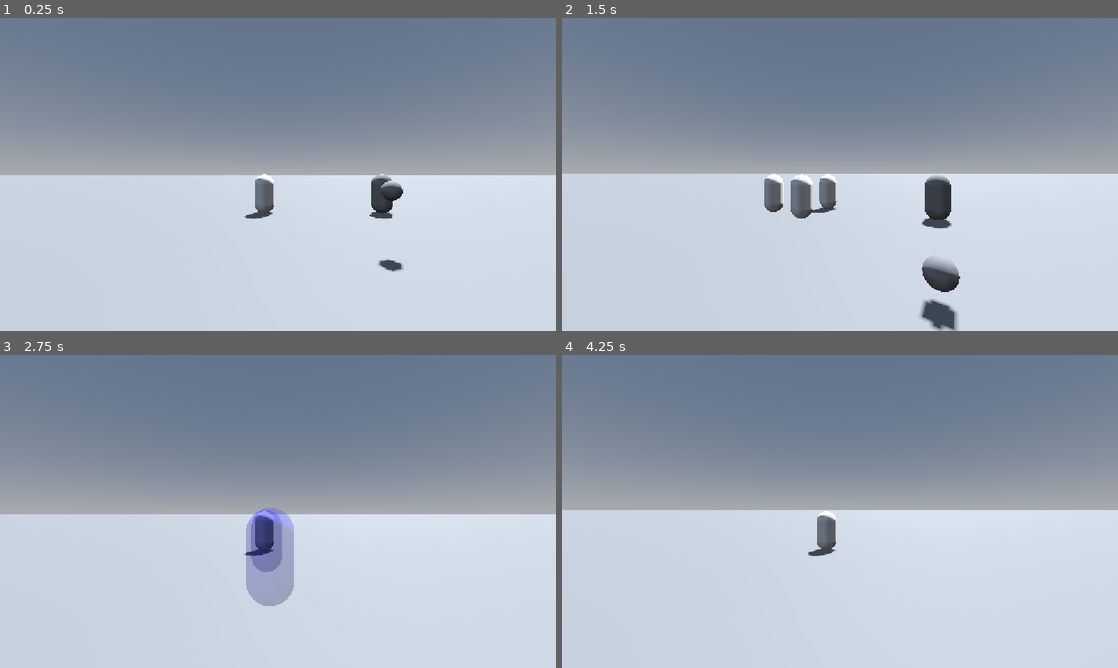
Above: before the commit, frames 1-4 (two rows, left to right).
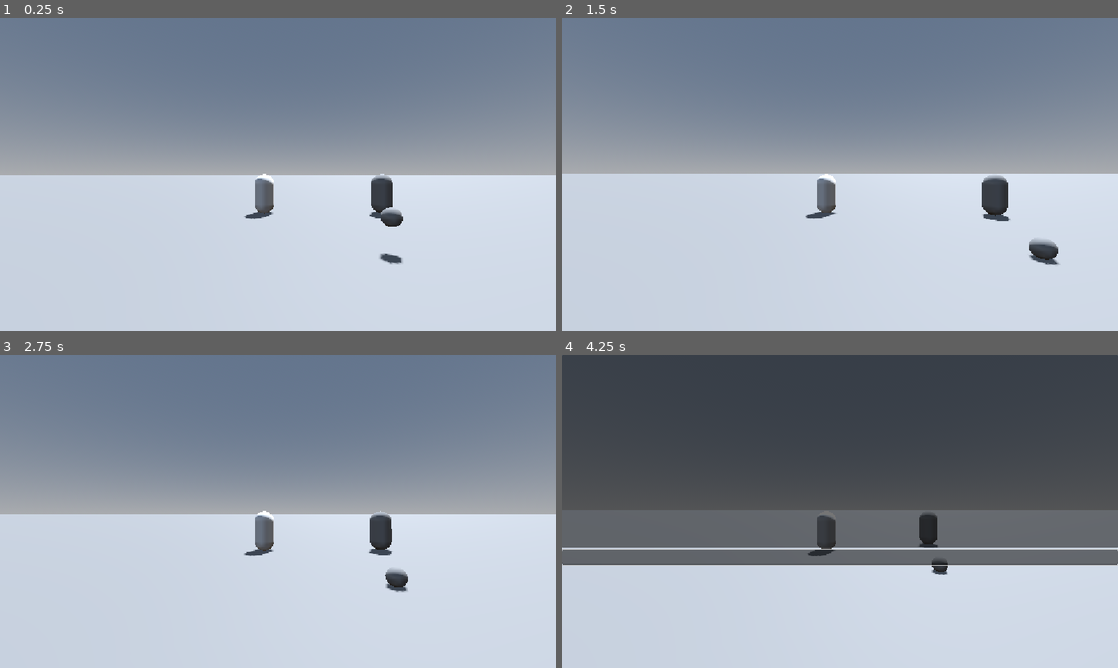
Above: after the commit, the same moments.

Repository: mrgarso/azure-latch
Game: Godot game, scene res://scenes/map.tscn
Same seed, same stepped clock (60 frames per second), same inputs: the game is played once before the commit and once after it.
Inputs (mouse positions are in pixels of both pictures, inside the frame that each line leads up to):
- Up to frame 1 (0.25 s): no input
- Up to frame 2 (1.5 s): move the mouse to (867, 174) at 0.52 s; tap 1 (1) at 0.6 s; tap A (a) at 0.8, 1.35 s; move the mouse to (812, 174) at 1.27 s
- Up to frame 3 (2.75 s): tap D (d) at 1.55, 2.1 s; move the mouse to (289, 505) at 2.02 s; press the mouse at (289, 505) at 2.03 s
- Up to frame 4 (4.25 s): move the mouse to (834, 517) at 2.77 s; release the mouse at (834, 517) at 2.78 s; click (834, 517) at 2.85 s; right-click (834, 517) at 3.05 s; tap Enter at 3.5 s; move the mouse to (878, 514) at 3.52 s; hold Right mouse button (m2) from 3.53 s (still down); tap S (s) at 3.8 s; tap F2 (console, bound only after the commit) at 4.15 s

The runs differ from the first frame. In frame 1, 0.5% of the frame differs, in the area x 68-73%, y 52-82%; in frame 2, 3.9%; in frame 3, 3.2%; in frame 4, 67%, in the area x 0-100%, y 0-71%.

Commit message:
big chunk of update
-acomode mejor la creacion de movimientos a un script llamado "skill_builder.gd"
-primer version usable de pelota y disparo de pelota
-creacion de consola(todavia sin uso)
-acomodamiento del lugar de los scripts para un mayor orden
-mucho, mucho MUCHISIMO, demasiado picor de pene

Diff:
--- a/Isagi_moves/move_1.gd
+++ /dev/null
@@ -1,82 +0,0 @@
-extends Node
-
-func use(target:Player=null, speed:=1.0, godmode:=false, vulnerable:=false):
-	target.using_move = true
-	if godmode:
-		target.iframes = true
-	if vulnerable:
-		target.iframes = false
-	velocity(target, Vector2(-5,-3), .35, 0.15)
-	screen_flash(target, Color(0.0,0.3,1,0.2), 0.2)
-	afterimage(target, 1, 0.1, )
-	fov_change(target, 70, 90, 0.1)
-	await wait(5, speed)
-	fov_change(target, 90, 75, 0.5)
-	await wait(20, speed)
-	velocity(target, Vector2(7,-3), .35, 0.15)
-	afterimage(target, 1, 0.1, )
-	fov_change(target, 70, 90, 0.1)
-	screen_flash(target, Color(0.0,0.3,1,0.2), 0.2)
-	await wait(5, speed)
-	fov_change(target, 90, 80, 0.5)
-	await wait(30, speed)
-	screen_flash(target, Color(0.7,0.3,0.3,0.3), 0.5)
-	velocity(target, Vector2(0,-20), .75, 0.75)
-	afterimage(target, 6, 0.04, 1.0, Color(0,0,1,0.25))
-	fov_change(target, 70, 120, 0)
-	await wait(2, speed)
-	fov_change(target, 120, 75, 0.6)
-	target.using_move = false
-
-func velocity(target:Player=null, direction:=Vector2(0,0), duration := 1.0, decay := 0.99):
-	@warning_ignore("shadowed_variable")
-	var velocity := direction
-	for i in (Engine.physics_ticks_per_second * duration):
-		target.direction = velocity
-		velocity *= decay
-		await get_tree().create_timer(Engine.time_scale/Engine.physics_ticks_per_second).timeout
-
-func wait(frames := 60, speed:= 1.0):
-	for i in frames:
-		await get_tree().create_timer(Engine.time_scale/Engine.physics_ticks_per_second * speed).timeout
-
-func afterimage(target :Player= null, quantity := 5, in_between := 0.1, duration := 1.0, custom_color := Color(1,1,1,1)):
-	var source :MeshInstance3D= target.get_node("MeshInstance3D")
-	for i in quantity:
-		var clone := source.duplicate() as MeshInstance3D
-		get_parent().add_child(clone)
-		var mat :StandardMaterial3D= clone.get_active_material(0)
-		if mat == null:
-			mat = StandardMaterial3D.new()
-			mat.albedo_color = Color.WHITE
-		elif mat is BaseMaterial3D:
-			mat = mat.duplicate()
-		else:
-			mat = null
-		if mat is BaseMaterial3D:
-			mat.transparency = BaseMaterial3D.TRANSPARENCY_ALPHA_HASH
-			clone.set_surface_override_material(0, mat)
-		mat.transparency = BaseMaterial3D.TRANSPARENCY_ALPHA
-		mat.albedo_color = custom_color
-		clone.global_transform = target.global_transform
-		clone.name = "afterimage %d" % i
-		clone.top_level = true
-		var tween := clone.create_tween()
-		tween.tween_property(clone, "transparency", 1.0, duration)
-		tween.tween_callback(clone.queue_free)
-		await get_tree().create_timer(in_between).timeout
-
-func fov_change(target :Player= null, from := 70, to := 70, duration := 1.0):
-	var camera :Camera3D= target.get_node("shoulder").get_node("SpringArm3D").get_node("Camera3D")
-	camera.fov = from
-	var tween = create_tween()
-	tween.tween_property(camera,"fov",to,duration)
-
-func screen_flash(target :Player= null, color :=Color(1,1,1,1), duration := 1.0):
-	var screen :CanvasLayer= target.get_node("screen_effects")
-	for i in screen.get_child_count():
-		var subject :Control= screen.get_child(i)
-		if subject is TextureRect:
-			subject.self_modulate = color
-			var tween = create_tween()
-			tween.tween_property(subject,"self_modulate",Color(color.r,color.g,color.b,0),duration)
--- a/project.godot
+++ b/project.godot
@@ -14,6 +14,10 @@
 run/main_scene="uid://c0qcyshtnuf6v"
 config/features=PackedStringArray("4.7", "GL Compatibility")
 config/icon="res://icon.svg"
+
+[autoload]
+
+SB="*uid://dux8txfmnso88"
 
 [display]
 
@@ -127,6 +131,12 @@
 "events": [Object(InputEventMouseButton,"resource_local_to_scene":false,"resource_name":"","device":-1,"window_id":0,"a …(257 unchanged characters)…
 ]
 }
+console={
+"deadzone": 0.2,
+"events": [Object(InputEventKey,"resource_local_to_scene":false,"resource_name":"","device":-1,"window_id":0,"alt_pressed":false,"shift_pressed":false,"ctrl_pressed":false,"meta_pressed":false,"pressed":false,"keycode":0,"physical_keycode":4194333,"key_label":0,"unicode":0,"location":0,"echo":false,"script":null)
+, Object(InputEventKey,"resource_local_to_scene":false,"resource_name":"","device":-1,"window_id":0,"alt_pressed":false,"shift_pressed":false,"ctrl_pressed":false,"meta_pressed":false,"pressed":false,"keycode":0,"physical_keycode":39,"key_label":0,"unicode":39,"location":0,"echo":false,"script":null)
+]
+}
 
 [layer_names]
 
--- a/scenes/player.tscn
+++ b/scenes/player.tscn
@@ -1,13 +1,14 @@
 [gd_scene format=3 uid="uid://cqi7fxayfxs8i"]
 
 [ext_resource type="Script" uid="uid://cud45m48x82jv" path="res://scripts/player.gd" id="1_3vyb7"]
-[ext_resource type="Script" uid="uid://b4unfxy572sqc" path="res://scenes/camera_3d.gd" id="2_g2els"]
-[ext_resource type="Script" uid="uid://b5rqxnoug1b4t" path="res://Isagi_moves/isagi_moves.gd" id="3_qhqgy"]
-[ext_resource type="Script" uid="uid://bo4redc340gr2" path="res://Isagi_moves/move_1.gd" id="4_dqkch"]
+[ext_resource type="Script" uid="uid://b4unfxy572sqc" path="res://scripts/camera_3d.gd" id="2_g2els"]
+[ext_resource type="Script" uid="uid://b5rqxnoug1b4t" path="res://scripts/skills/Isagi_moves/isagi_moves.gd" id="3_qhqgy"]
+[ext_resource type="Script" uid="uid://bo4redc340gr2" path="res://scripts/skills/Isagi_moves/move_1.gd" id="4_dqkch"]
 [ext_resource type="Script" uid="uid://b43wu3yraw8dv" path="res://scripts/grab_ball_area.gd" id="4_tuyoq"]
 [ext_resource type="Script" uid="uid://bx2u43mcri4vt" path="res://scripts/volley_area.gd" id="5_qlg0r"]
-[ext_resource type="Texture2D" uid="uid://sets8jnbw51q" path="res://assets/uma-musume-mambo.png" id="7_fjrip"]
+[ext_resource type="Texture2D" uid="uid://b824ncaeuxk6r" path="res://assets/WhatsApp Image 2026-07-30 at 9.23.18 PM.jpeg" id="7_smehm"]
 [ext_resource type="Texture2D" uid="uid://u5a0wpx5ek68" path="res://assets/white-stucco-wall_1194-6992.jpg" id="8_smehm"]
+[ext_resource type="Script" uid="uid://iv6dq0eynq63" path="res://scripts/console.gd" id="9_ur7pv"]
 
 [sub_resource type="StandardMaterial3D" id="StandardMaterial3D_m5xwp"]
 
@@ -22,10 +23,13 @@
 [sub_resource type="SphereShape3D" id="SphereShape3D_tuyoq"]
 radius = 1.4
 
-[node name="player" type="CharacterBody3D" unique_id=1029011470 node_paths=PackedStringArray("ball_holder")]
+[node name="player" type="CharacterBody3D" unique_id=1029011470 node_paths=PackedStringArray("ball_holder", "spring_arm_3d", "grab_ball_area", "volley_area")]
 collision_layer = 2
 script = ExtResource("1_3vyb7")
 ball_holder = NodePath("ball_holder")
+spring_arm_3d = NodePath("shoulder/SpringArm3D")
+grab_ball_area = NodePath("grab_ball_area")
+volley_area = NodePath("volley_area")
 
 [node name="MeshInstance3D" type="MeshInstance3D" parent="." unique_id=510798569]
 mesh = SubResource("CapsuleMesh_g4v7s")
@@ -79,27 +83,27 @@
 [node name="MOVE_5" type="Node" parent="Isagi_moves" unique_id=117785351]
 
 [node name="ball_holder" type="Node3D" parent="." unique_id=1219057852]
-transform = Transform3D(1, 0, 0, 0, 1, 0, 0, 0, 1, 0, -0.6254583, -1.0560316)
+transform = Transform3D(1, 0, 0, 0, 1, 0, 0, 0, 1, 1.712466, 1.7820387, -1.0560316)
 
 [node name="screen_effects" type="CanvasLayer" parent="." unique_id=943087902]
 
 [node name="mambo_flash" type="TextureRect" parent="screen_effects" unique_id=1057693532]
-visible = false
 self_modulate = Color(1, 1, 1, 0)
 anchors_preset = 8
 anchor_left = 0.5
 anchor_top = 0.5
 anchor_right = 0.5
 anchor_bottom = 0.5
-offset_left = -333.0
-offset_top = -361.95648
-offset_right = 333.0
-offset_bottom = 361.95648
+offset_left = -549.0
+offset_top = -296.2
+offset_right = 2966.6548
+offset_bottom = 1656.5156
 grow_horizontal = 2
 grow_vertical = 2
+scale = Vector2(0.313, 0.313)
 size_flags_horizontal = 4
 size_flags_vertical = 4
-texture = ExtResource("7_fjrip")
+texture = ExtResource("7_smehm")
 
 [node name="color_flash" type="TextureRect" parent="screen_effects" unique_id=1427153262]
 self_modulate = Color(1, 1, 1, 0)
@@ -118,6 +122,25 @@
 size_flags_vertical = 4
 texture = ExtResource("8_smehm")
 
+[node name="CanvasLayer" type="CanvasLayer" parent="." unique_id=790983987]
+
+[node name="console" type="VBoxContainer" parent="CanvasLayer" unique_id=965280903 node_paths=PackedStringArray("console_logger", "console_typer", "player")]
+visible = false
+offset_right = 1152.0
+offset_bottom = 499.0
+script = ExtResource("9_ur7pv")
+console_logger = NodePath("console_logger")
+console_typer = NodePath("console_typer")
+player = NodePath("../..")
+
+[node name="console_logger" type="PanelContainer" parent="CanvasLayer/console" unique_id=96638205]
+custom_minimum_size = Vector2(0, 400)
+layout_mode = 2
+
+[node name="console_typer" type="LineEdit" parent="CanvasLayer/console" unique_id=2022136702]
+layout_mode = 2
+keep_editing_on_text_submit = true
+
 [connection signal="area_entered" from="volley_area" to="volley_area" method="_on_area_entered"]
 [connection signal="area_exited" from="volley_area" to="volley_area" method="_on_area_exited"]
 [connection signal="area_entered" from="grab_ball_area" to="grab_ball_area" method="_on_area_entered"]
--- a/scripts/ball.gd
+++ b/scripts/ball.gd
@@ -2,12 +2,15 @@
 class_name Ball
 
 @export var velocity := Vector3.ZERO
-@export var gravity_force := Vector3(0, -9.8, 0)
+@export var gravity_force := Vector3(0, -30, 0)
 ##if radius is equals to 0.0, it will use its mesh radius instead
 @export var radius := 0.0
-@export var restitution = 0.7
+@export var restitution = 0.5
+@export var air_friction := 0.975
 @export var mesh: MeshInstance3D
 @export var detection: Area3D
+var current_owner : Player = null
+var last_owner : Player = null
 
 func _ready() -> void:
 	var area : CollisionShape3D = detection.get_child(0)
@@ -16,7 +19,11 @@
 		radius = mesh.mesh.radius
 
 func _physics_process(delta: float) -> void:
-	velocity += gravity_force * delta
+	var decay = pow(air_friction, delta)
+	velocity.x *= decay
+	velocity.z *= decay
+	if current_owner == null:
+		velocity += gravity_force * delta
 
 	var steps := 4
 	var step_delta = delta / steps
@@ -39,3 +46,6 @@
 			velocity = velocity.bounce(result.normal) * restitution
 		else:
 			global_position += motion
+
+func apply_impulse(direction := Vector3.ZERO):
+	velocity += direction
--- a/scenes/camera_3d.gd
+++ b/scripts/camera_3d.gd
@@ -6,11 +6,18 @@
 @export var shoulder: Node3D
 @export var player: Player
 
+func _physics_process(delta: float) -> void:
+	if Input.is_action_just_pressed("shift"):
+		if Input.mouse_mode == Input.MOUSE_MODE_CAPTURED:
+			Input.mouse_mode = Input.MOUSE_MODE_VISIBLE
+		else:
+			Input.mouse_mode = Input.MOUSE_MODE_CONFINED
+
 func _ready() -> void:
 	Input.mouse_mode = Input.MOUSE_MODE_CAPTURED
 	spring_arm_3d.spring_length = initial_spring_distance
 
 func _input(event: InputEvent) -> void:
-	if event is InputEventMouseMotion:
+	if event is InputEventMouseMotion and Input.mouse_mode == Input.MOUSE_MODE_CAPTURED:
 		spring_arm_3d.rotation.x -= event.relative.y * sens
 		player.rotation.y -= event.relative.x * sens
--- /dev/null
+++ b/scripts/console.gd
@@ -0,0 +1,19 @@
+extends VBoxContainer
+
+@export var console_logger: PanelContainer
+@export var console_typer: LineEdit
+@export var player: Player
+
+func _input(event: InputEvent) -> void:
+	if Input.is_action_just_pressed("console"):
+		show_console()
+
+func show_console() -> void:
+	if !self.visible:
+		self.visible = true
+		player.can_move = false
+		console_typer.edit()
+	else:
+		self.visible = false
+		player.can_move = true
+		console_typer.unedit()
--- a/scripts/grab_ball_area.gd
+++ b/scripts/grab_ball_area.gd
@@ -7,19 +7,25 @@
 
 func _physics_process(delta: float) -> void:
 	if ball:
-		ball.global_position = ball_holder.global_position
+		ball.global_position = (ball_holder.global_position)
 		if Input.is_action_just_pressed("m1"):
+			#ball.global_rotation = Vector3.ZERO
+			ball.apply_impulse(((-player.transform.basis.z * 10) + (Vector3(0,max(player.spring_arm_3d.rotation.x, 0), 0) * 10)) * kick_strength)
+
+			ball.current_owner = null
+			ball.last_owner = player
 			ball = null
 
 func _on_area_entered(area: Node3D) -> void:
 	var target :Node3D= area.get_parent()
 	if target is Ball:
-		print("ballin ", target)
 		ball = target
+		target.current_owner = player
 
 
 func _on_area_exited(area: Node3D) -> void:
 	var target :Node3D= area.get_parent()
-	if target is Ball:
-		print("ballin n't ", target)
-		ball = null
+	#if target is Ball:
+		#print("ballin n't ", target)
+		#target.current_owner = null
+		#target.last_owner = player
--- /dev/null
+++ b/scripts/impulse.gd
@@ -0,0 +1,4 @@
+extends RefCounted
+class_name Impulse
+
+var vec := Vector2.ZERO
--- a/scripts/player.gd
+++ b/scripts/player.gd
@@ -5,6 +5,13 @@
 @export var accel := 10.0
 @export var frict := 10.0
 @export var ball_holder: Node3D
+@export var spring_arm_3d: SpringArm3D
+@export var grab_ball_area: Area3D
+@export var volley_area: Area3D
+var can_move := true:
+	set(value):
+		can_move = value
+		direction = Vector2.ZERO
 var using_move := false
 var iframes := false
 var current_speed := 0.0
@@ -12,6 +19,7 @@
 var forw := Vector3.ZERO
 var sides := Vector3.ZERO
 var movement := Vector3.ZERO
+var impulses : Array[Impulse] = []
 
 func _ready() -> void:
 	current_speed = speed
@@ -19,6 +27,13 @@
 func _physics_process(delta: float) -> void:
 	forw = transform.basis.z
 	sides = transform.basis.x
+	if using_move:
+		var summed := Vector2.ZERO
+		for imp in impulses:
+			summed += imp.vec
+		direction = summed
+	elif can_move:
+		direction = Input.get_vector("a","d","w","s")
 	movement = ((direction.x * sides) + (direction.y * forw)) * speed
 	if direction:
 		velocity = lerp(velocity,Vector3(movement.x,velocity.y,movement.z),delta * accel)
@@ -26,8 +41,6 @@
 		velocity = lerp(velocity,Vector3(0,velocity.y,0),delta * frict)
 
 	move_and_slide()
-	if !using_move:
-		direction = Input.get_vector("a","d","w","s")
 
 func _unhandled_input(event: InputEvent) -> void:
 	pass
--- /dev/null
+++ b/scripts/skills/Isagi_moves/move_1.gd
@@ -0,0 +1,9 @@
+extends Node
+class_name move
+
+func use(target:Player=null, speed:=1.0, godmode:=false, vulnerable:=false):
+	if target.can_move:
+		target.using_move = true
+		SB.screen_flash(target, Color(1,0,1,0.1), 0.5)
+		await SB.wait(5, speed)
+		target.using_move = false
--- /dev/null
+++ b/scripts/skills/skill_builder.gd
@@ -0,0 +1,62 @@
+extends Node
+
+func velocity(target: Player, direction := Vector2(0,0), duration := 1.0, decay := 0.99) -> void:
+	var imp := Impulse.new()
+	imp.vec = direction
+	target.impulses.append(imp)
+	for i in (Engine.physics_ticks_per_second * duration):
+		imp.vec *= decay
+		await get_tree().create_timer(Engine.time_scale / Engine.physics_ticks_per_second).timeout
+
+func wait(frames := 60, speed := 1.0) -> void:
+	for i in frames:
+		await get_tree().create_timer(Engine.time_scale / Engine.physics_ticks_per_second * speed).timeout
+
+func afterimage(target: Player, quantity := 5, in_between := 0.1, duration := 1.0, custom_color := Color(1,1,1,1), offset := Vector3(0,0,0)) -> void:
+	var source: MeshInstance3D = target.get_node("MeshInstance3D")
+	for i in quantity:
+		var clone := source.duplicate() as MeshInstance3D
+		target.get_parent().add_child(clone)   # <- see note below
+		var mat: StandardMaterial3D = clone.get_active_material(0)
+		if mat == null:
+			mat = StandardMaterial3D.new()
+			mat.albedo_color = Color.WHITE
+		elif mat is BaseMaterial3D:
+			mat = mat.duplicate()
+		else:
+			mat = null
+		if mat is BaseMaterial3D:
+			mat.transparency = BaseMaterial3D.TRANSPARENCY_ALPHA_HASH
+			clone.set_surface_override_material(0, mat)
+		mat.transparency = BaseMaterial3D.TRANSPARENCY_ALPHA
+		mat.albedo_color = custom_color
+		clone.global_transform = target.global_transform
+		clone.global_position += (target.transform.basis * -offset)
+		clone.name = "afterimage %d" % i
+		clone.top_level = true
+		var tween := clone.create_tween()
+		tween.tween_property(clone, "transparency", 1.0, duration)
+		tween.tween_callback(clone.queue_free)
+		await get_tree().create_timer(in_between).timeout
+
+func fov_change(target: Player, from := 70, to := 70, duration := 1.0) -> void:
+	var camera: Camera3D = target.get_node("shoulder/SpringArm3D/Camera3D")
+	camera.fov = from
+	var tween := create_tween()
+	tween.tween_property(camera, "fov", to, duration)
+
+func screen_flash(target: Player, color := Color(1,1,1,1), duration := 1.0) -> void:
+	var screen: CanvasLayer = target.get_node("screen_effects")
+	for i in screen.get_child_count():
+		var subject: Control = screen.get_child(i)
+		if subject is TextureRect:
+			subject.self_modulate = color
+			var tween := create_tween()
+			tween.tween_property(subject, "self_modulate", Color(color.r, color.g, color.b, 0), duration)
+
+func counter() -> void:
+	pass
+
+func kick(target, direction := Vector3()) -> void:
+	var subject :Ball= target.grab_ball_area.ball
+	subject.apply_impulse(direction)
--- a/scripts/volley_area.gd
+++ b/scripts/volley_area.gd
@@ -2,15 +2,18 @@
 
 var ball : Ball = null
 
+func _physics_process(delta: float) -> void:
+	if !ball:
+		if Input.is_action_pressed("m1") and Input.is_action_pressed("m2"):
+			pass
+
 func _on_area_entered(area: Node3D) -> void:
 	var target :Node3D= area.get_parent()
 	if target is Ball:
-		print("vollin ", target)
 		ball = target
 
 
 func _on_area_exited(area: Node3D) -> void:
 	var target :Node3D= area.get_parent()
 	if target is Ball:
-		print("vollin n't ", target)
 		ball = null
Binary file added: assets/WhatsApp Image 2026-07-30 at 9.23.18 PM.jpeg
Not shown, added: assets/WhatsApp Image 2026-07-30 at 9.23.18 PM.jpeg.import
Renamed: scenes/camera_3d.gd.uid -> scripts/camera_3d.gd.uid
Not shown, added: scripts/console.gd.uid
Not shown, added: scripts/impulse.gd.uid
Renamed: Isagi_moves/isagi_moves.gd -> scripts/skills/Isagi_moves/isagi_moves.gd
Renamed: Isagi_moves/isagi_moves.gd.uid -> scripts/skills/Isagi_moves/isagi_moves.gd.uid
Renamed: Isagi_moves/move_1.gd.uid -> scripts/skills/Isagi_moves/move_1.gd.uid
Renamed: Isagi_moves/uma-musume-mambo.gif -> scripts/skills/Isagi_moves/uma-musume-mambo.gif
Not shown, added: scripts/skills/skill_builder.gd.uid
